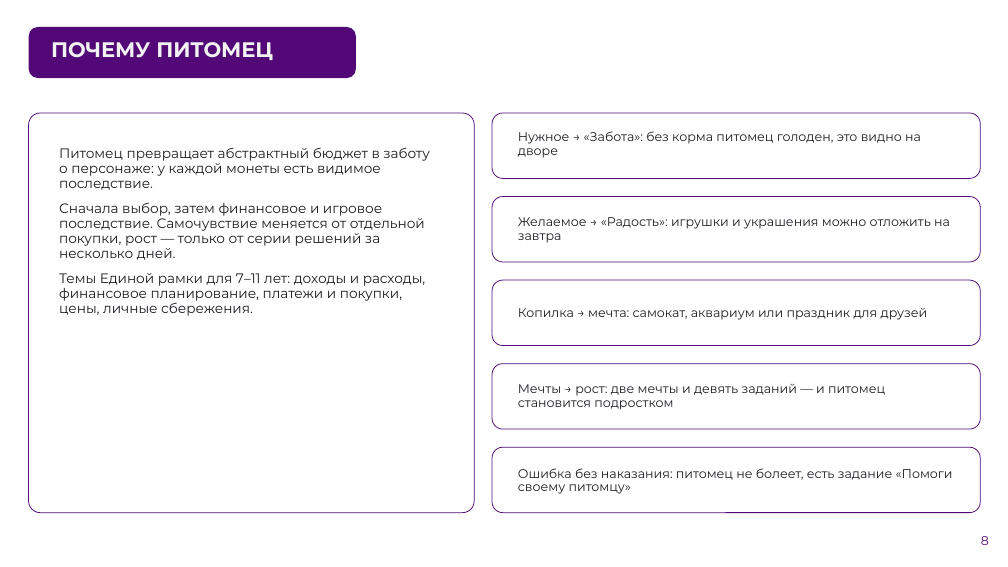
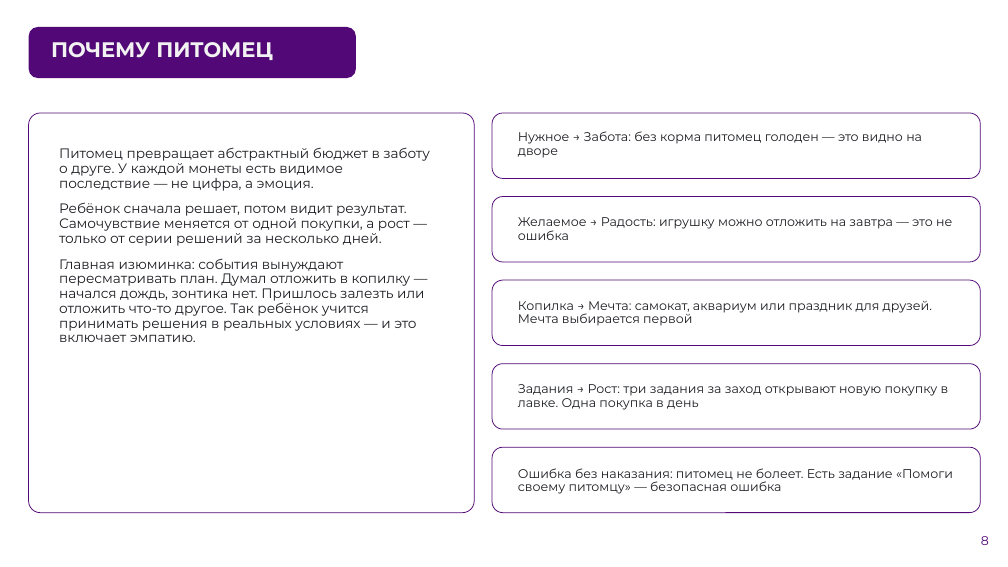
Before and after one commit to fibre13/finny, a slide deck: slide 8 of sdacha/finny-prezentatsiya.pptx. Drawn at 1008x567 pixels with LibreOffice and Linux fonts; fonts in the diff are those of the drawing; background and template pictures are left out. Boxes give left, top, right and bottom in pixels: in the first picture for what was removed or moved away, otherwise in the second. Text is boxed around its words. In the diff, an @@ line names an element or a change of style, - is before the commit and + after.

Commit message:
Презентация: тексты слайдов «Проблема и аудитория», «Почему питомец», «Сезон и экономика», «Функции и границы»

```diff
--- a/sdacha/finny-prezentatsiya.pptx
+++ b/sdacha/finny-prezentatsiya.pptx
@@ text at (59,147,430,342): text changed @@
-Питомец превращает абстрактный бюджет в заботу о персонаже: у каждой монеты есть видимое последствие.
-Сначала выбор, затем финансовое и игровое последствие. Самочувствие меняется от отдельной покупки, рост — только от серии решений за несколько дней.
-Темы Единой рамки для 7–11 лет: доходы и расходы, финансовое планирование, платежи и покупки, цены, личные сбережения.
+Питомец превращает абстрактный бюджет в заботу о друге. У каждой монеты есть видимое последствие — не цифра, а эмоция.
+Ребёнок сначала решает, потом видит результат. Самочувствие меняется от одной покупки, а рост — только от серии решений за несколько дней.
+Главная изюминка: события вынуждают пересматривать план. Думал отложить в копилку — начался дождь, зонтика нет. Пришлось залезть или отложить что-то другое. Так ребёнок учится принимать решения в реальных условиях — и это включает эмпатию.
@@ text at (518,131,922,158): text changed @@
-Нужное → «Забота»: без корма питомец голоден, это видно на дворе
+Нужное → Забота: без корма питомец голоден — это видно на дворе
@@ text at (518,217,952,240): text changed @@
-Желаемое → «Радость»: игрушки и украшения можно отложить на завтра
+Желаемое → Радость: игрушку можно отложить на завтра — это не ошибка
@@ text at (518,301,932,326): text changed @@
-Копилка → мечта: самокат, аквариум или праздник для друзей
+Копилка → Мечта: самокат, аквариум или праздник для друзей. Мечта выбирается первой
@@ text at (518,384,949,410): text changed @@
-Мечты → рост: две мечты и девять заданий — и питомец становится подростком
+Задания → Рост: три задания за заход открывают новую покупку в лавке. Одна покупка в день
@@ text at (518,468,953,494): text changed @@
-Ошибка без наказания: питомец не болеет, есть задание «Помоги своему питомцу»
+Ошибка без наказания: питомец не болеет. Есть задание «Помоги своему питомцу» — безопасная ошибка
```
Also in this commit, not shown: 3 other slides changed, 1 other file.
